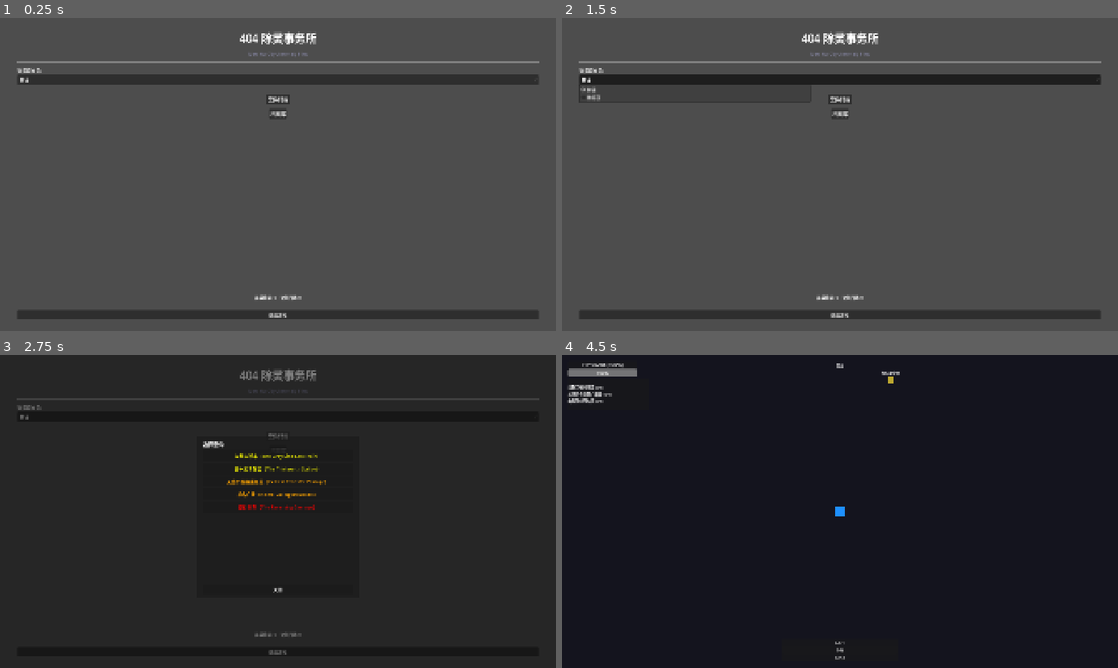
Above: before the commit, frames 1-4 (two rows, left to right).
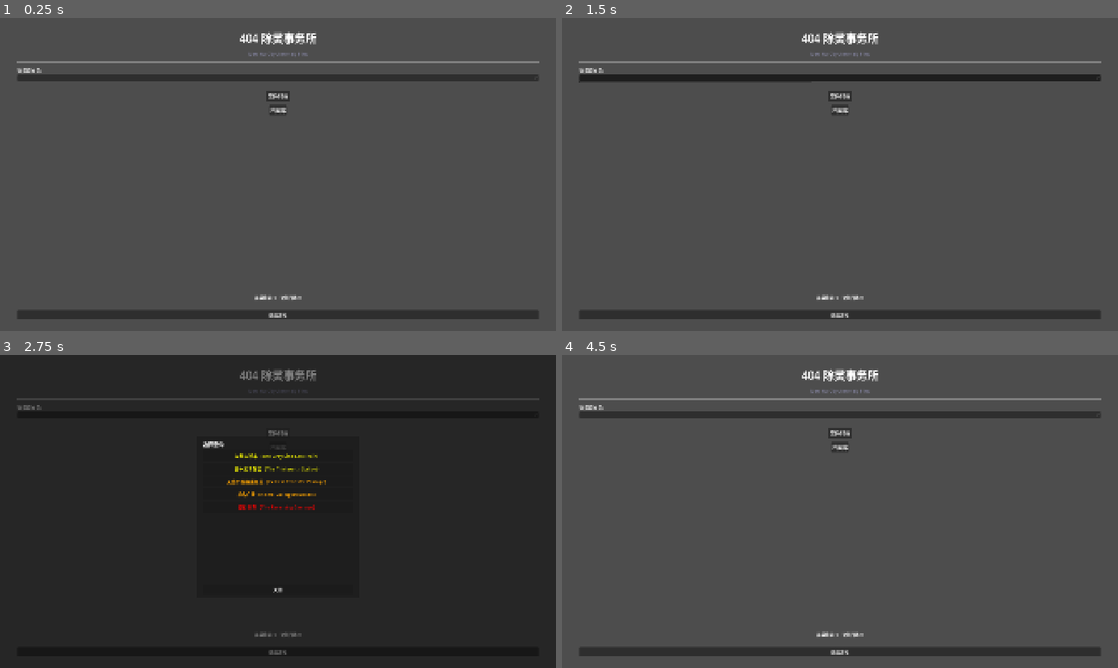
Above: after the commit, the same moments.

Repository: thefoolsparkle-oss/404_exorcism_agency
Game: Godot game, scene res://scenes/office/office_main.tscn
Two runs of this game, one before a commit and one after it. Both use one fixed random seed, a clock stepped at 60 frames per second and the inputs below.
Inputs (mouse positions are in pixels of both pictures, inside the frame that each line leads up to; where the layout moved, square brackets give the same spot in the first picture):
- Up to frame 1 (0.25 s): no input
- Up to frame 2 (1.5 s): click "档案库" at 0.5 s; click (840, 77) [840, 80] at 1.25 s
- Up to frame 3 (2.75 s): click "案件终端" at 2 s
- Up to frame 4 (4.5 s): click "灰线末班车（The Grey Line Last Trai…" at 2.75 s; click "返回" at 3.5 s; click "接受任务" at 4.25 s

The runs differ from the first frame. In frame 1, 1.3% of the frame differs, in the area x 3-97%, y 19-32%; in frame 2, 1.4%; in frame 3, less than 0.1%; in frame 4, 99%, in the area x 0-100%, y 0-100%.
Error after the commit: Parse Error: Identifier "data" not declared in the current scope. (res://scripts/core/save_manager.gd:20)

Commit message:
Fix: archive wall, SaveManager auto-migrate unlocks Xu Zhaoye, shield visual overlay instead of flicker

Diff:
--- a/game/scripts/combat/player_controller.gd
+++ b/game/scripts/combat/player_controller.gd
@@ -46,9 +46,6 @@
 func _physics_process(delta: float) -> void:
 	if invincible_timer > 0:
 		invincible_timer -= delta
-		$visual.modulate.a = 0.5 + sin(Time.get_ticks_msec() * 0.03) * 0.5
-	else:
-		$visual.modulate.a = 1.0
 
 	var input_dir: Vector2 = Input.get_vector("move_left", "move_right", "move_up", "move_down")
 	velocity = input_dir * move_speed
--- a/game/scripts/combat/skill_system.gd
+++ b/game/scripts/combat/skill_system.gd
@@ -131,15 +131,17 @@
 
 func _trigger_shield(data: Dictionary) -> void:
 	player.invincible = true
+	player.invincible_timer = data.duration
 	var shield: ColorRect = ColorRect.new()
-	shield.color = Color(1.0, 0.6, 0.2, 0.5)
-	shield.size = Vector2(50, 50)
-	shield.position = Vector2(-25, -25)
+	shield.color = Color(1.0, 0.6, 0.1, 0.3)
+	shield.size = Vector2(54, 54)
+	shield.position = Vector2(-27, -27)
 	shield.name = "shield_vfx"
 	player.add_child(shield)
 	var tw: Tween = create_tween()
 	tw.tween_interval(data.duration)
 	tw.tween_callback(func():
 		player.invincible = false
+		player.invincible_timer = 0.0
 		shield.queue_free()
 	)
--- a/game/scripts/core/save_manager.gd
+++ b/game/scripts/core/save_manager.gd
@@ -2,23 +2,15 @@
 
 var save_path: String = "user://save.json"
 
-var data: Dictionary = {
-	"version": 1,
-	"resources": {
-		"anomaly_essence": 0,
-		"broken_circuit": 0
-	},
-	"completed_cases": [],
-	"unlocked_characters": ["lin_jin", "xu_zhaye"],
-	"selected_character": "lin_jin",
-	"permanent_upgrades": {}
-}
+func _init() -> void:
+	_save_default()
 
 func _ready() -> void:
 	_load()
 
 func _load() -> void:
 	if not FileAccess.file_exists(save_path):
+		_save_default()
 		return
 	var file: FileAccess = FileAccess.open(save_path, FileAccess.READ)
 	var text: String = file.get_as_text()
@@ -26,6 +18,21 @@
 	var error: Error = json.parse(text)
 	if error == OK and json.data is Dictionary:
 		data = json.data
+	_migrate()
+
+func _migrate() -> void:
+	if "xu_zhaye" not in data.unlocked_characters:
+		data.unlocked_characters.append("xu_zhaye")
+
+func _save_default() -> void:
+	data = {
+		"version": 1,
+		"resources": {"anomaly_essence": 0, "broken_circuit": 0},
+		"completed_cases": [],
+		"unlocked_characters": ["lin_jin", "xu_zhaye"],
+		"selected_character": "lin_jin",
+		"permanent_upgrades": {}
+	}
 
 func save() -> void:
 	var file: FileAccess = FileAccess.open(save_path, FileAccess.WRITE)
--- a/game/scripts/office/office_main.gd
+++ b/game/scripts/office/office_main.gd
@@ -40,7 +40,18 @@
 	case_list_ui.visible = true
 
 func _open_archive() -> void:
-	pass
+	var popup: AcceptDialog = AcceptDialog.new()
+	popup.title = "案件档案"
+	var text: String = ""
+	var case_data: Dictionary = DataLoader.load_json("res://data/cases/approved_cases.json")
+	for case_id in SaveManager.data.completed_cases:
+		var info: Dictionary = case_data.get(case_id, {})
+		text += "■ %s\n%s\n\n" % [info.get("display_name", case_id), info.get("archive_text", "")]
+	if text == "":
+		text = "暂无完成的案件。"
+	popup.dialog_text = text
+	get_tree().current_scene.add_child(popup)
+	popup.popup_centered()
 
 func _on_case_confirmed(_case_id: String) -> void:
 	SaveManager.save()
